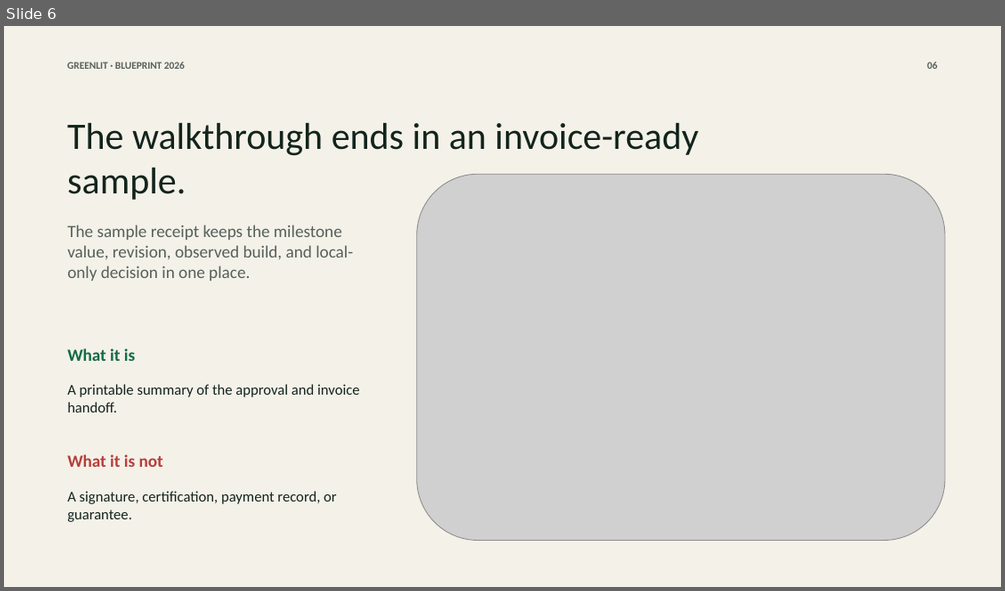
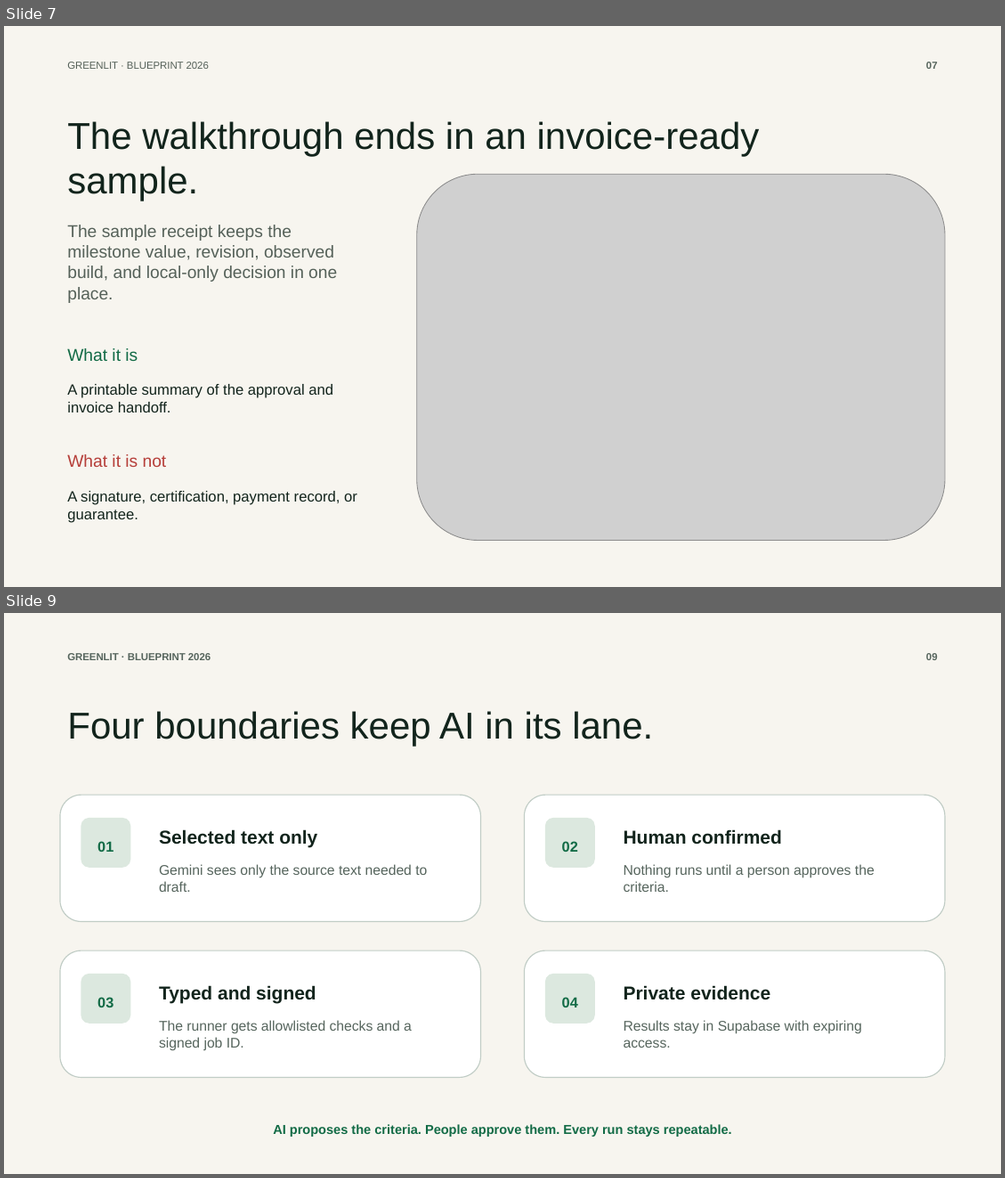
Before and after one commit to anayagarwalla-ai/greenlit, a slide deck: docs/hackathon/greenlit-blueprint-hackathon-deck.pptx. Shown one above the other, each under a label of ours: slide 6 before the commit, slides 7 and 9 after it; the slides between them are not shown. The pictures are 1005x591 and 1005x1178 pixels, drawn with LibreOffice and Linux fonts; fonts in the diff are those of the drawing; grey boxes stand for pictures. Boxes give left, top, right and bottom in pixels: in the first picture for what was removed or moved away, otherwise in the second. Text is boxed around its words. In the diff, an @@ line names an element or a change of style, - is before the commit and + after.

```diff
--- a/docs/hackathon/greenlit-blueprint-hackathon-deck.pptx
+++ b/docs/hackathon/greenlit-blueprint-hackathon-deck.pptx
@@ slide 9 added at <box>4,613,1001,1174</box>, background #F7F5EF @@
@@ text added at <box>67,653,210,660</box>, 9.8 pt, text #56655D, bold @@
+GREENLIT · BLUEPRINT 2026
@@ text added at <box>926,653,938,660</box>, 9.8 pt, text #56655D, bold @@
+09
@@ text added at <box>67,711,653,746</box>, 36 pt, text #12241C @@
+Four boundaries keep AI in its lane.
@@ rounded rectangle added at <box>60,795,480,921</box>, fill #FFFFFF, outline #C1CDC6 1 pt @@
@@ rounded rectangle added at <box>525,795,945,921</box>, fill #FFFFFF, outline #C1CDC6 1 pt @@
@@ rounded rectangle added at <box>81,818,131,868</box>, fill #DCE8DF @@
@@ rounded rectangle added at <box>545,818,596,868</box>, fill #DCE8DF @@
@@ text added at <box>97,841,113,852</box>, 14 pt, text #126B46, bold @@
+01
@@ text added at <box>159,829,317,847</box>, 18 pt, text #12241C, bold @@
+Selected text only
@@ text added at <box>562,841,578,852</box>, 14 pt, text #126B46, bold @@
+02
@@ text added at <box>623,829,781,844</box>, 18 pt, text #12241C, bold @@
+Human confirmed
@@ text added at <box>159,864,427,892</box>, 13.5 pt, text #56655D @@
+Gemini sees only the source text needed to draft.
@@ text added at <box>623,864,874,892</box>, 13.5 pt, text #56655D @@
+Nothing runs until a person approves the criteria.
@@ rounded rectangle added at <box>60,950,480,1077</box>, fill #FFFFFF, outline #C1CDC6 1 pt @@
@@ rounded rectangle added at <box>525,950,945,1077</box>, fill #FFFFFF, outline #C1CDC6 1 pt @@
@@ rounded rectangle added at <box>81,973,131,1023</box>, fill #DCE8DF @@
@@ text added at <box>159,985,316,1003</box>, 18 pt, text #12241C, bold @@
+Typed and signed
@@ rounded rectangle added at <box>545,973,596,1023</box>, fill #DCE8DF @@
@@ text added at <box>623,985,770,1000</box>, 18 pt, text #12241C, bold @@
+Private evidence
@@ text added at <box>97,997,113,1007</box>, 14 pt, text #126B46, bold @@
+03
@@ text added at <box>562,997,578,1007</box>, 14 pt, text #126B46, bold @@
+04
@@ text added at <box>159,1020,412,1051</box>, 13.5 pt, text #56655D @@
+The runner gets allowlisted checks and a signed job ID.
@@ text added at <box>623,1020,862,1047</box>, 13.5 pt, text #56655D @@
+Results stay in Supabase with expiring access.
@@ text added at <box>273,1124,732,1136</box>, 12.5 pt, text #126B46, bold @@
+AI proposes the criteria. People approve them. Every run stays repeatable.
@@ what was slide 6 is now slide 7 @@
@@ slide 7 changed as well @@
@@ background #F4F1E9 to #F7F5EF @@
@@ text at <box>926,62,938,69</box>: text changed; font Calibri to Arial; text colour #556159 to #56655D @@
-06
+07
@@ font Calibri to Arial, bold off in 3 elements at <box>67,62,209,69</box>, <box>67,348,138,361</box>, <box>67,454,167,467</box> @@
@@ font Calibri to Arial in 4 elements at <box>67,121,760,200</box>, <box>67,224,337,303</box>, <box>67,384,333,412</box>, <box>67,491,357,523</box> @@
```
Also in this commit, not shown: 6 other slides changed, 2 other slides added, 1 slide removed, 1 other file.
